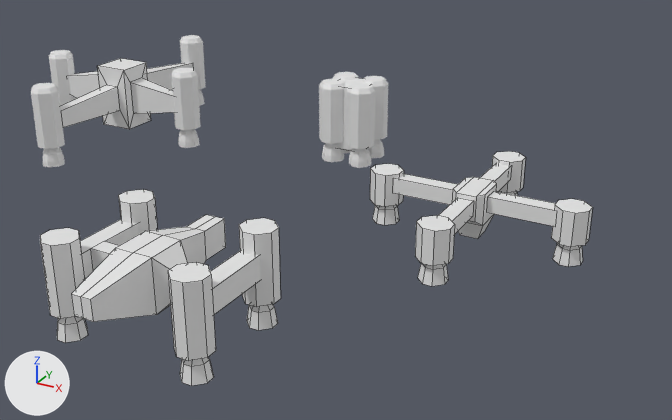
One commit to the Blender file random.blend: the scene before it, then after it.
Rendered twice from a 50 mm lens placed at (17.7, -49.6, 22.5), pointed at (-8.7, -1.6, -1.5). The lights are fixed; the arrows at lower left show +X, +Y and +Z. Mesh edges are drawn as thin lines on the coarser meshes.
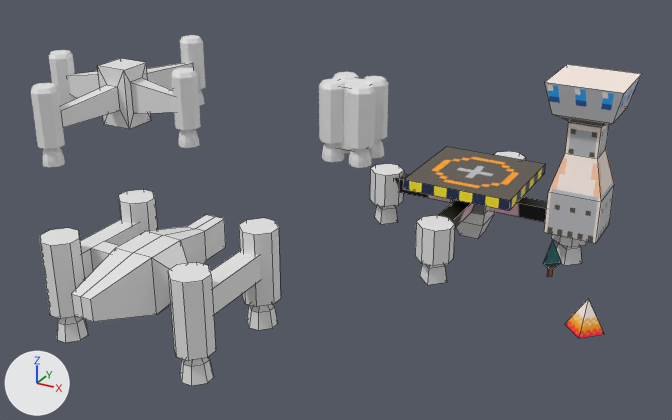
Location of each change, [x1, y1, x2, y2] in pixels of the pictures (672 x 420 px):
'landing_pad', added: after [403, 64, 642, 243]
'Cube.016', recoloured, reshaped, rescaled (white to black, 8% shorter): before [394, 174, 556, 226]; after [394, 174, 547, 222]
'Cube.020', reshaped: before [415, 215, 455, 286]; after [415, 215, 455, 285]
'Cube.017', reshaped: before [551, 199, 592, 267]; after [551, 234, 588, 266]
'Cube.019', reshaped: before [370, 164, 404, 225]; after [370, 164, 404, 224]
'Cube.010', reshaped: before [453, 177, 497, 239]; after [451, 199, 495, 239]
'Cube.015', recoloured (white to black): [438, 163, 511, 235] in both
'Cube.018', reshaped: before [492, 151, 526, 196]; after [494, 151, 526, 160]
'flame_tri', added (orange): after [565, 299, 604, 338]
'tree', added: after [543, 241, 561, 277]
part 1 of me_cube_019, cut back: before [453, 177, 497, 226]; after [451, 199, 495, 226]
part 2 of me_cube_022, cut back: before [376, 191, 583, 286]; after [380, 206, 582, 285]

The change, as a diff of the scene's bpy script:
```diff
--- a/random.blend.py
+++ b/random.blend.py
@@ me_cube_019 @@
-me_cube_019.from_pydata(...)  # 20 vertices, 18 faces; spans x -1.0..1.0, y -1.45..1.45, z -2.14..1.0
+me_cube_019.from_pydata(...)  # 12 vertices, 10 faces; spans x -1.21..1.21, y -1.0..1.0, z -2.14..1.0
+# me_cube_019 part 1
+# 12 vertices are removed from x -1.0..1.0, y -1.45..1.45, z -0.65..1.0
+# 13 faces are deleted
+# 4 vertices are added at (-1.21, -1.0, 1.0), (1.21, -1.0, 1.0), (-1.21, 1.0, 1.0), (1.21, 1.0, 1.0)
+# 5 new faces join them
@@ me_cube_020 @@
 me_cube_020.from_pydata(...)  # 8 vertices, 4 faces; spans x -0.5..0.5, y -5.22..-1.45, z -0.23..0.78
+me_cube_020.materials.append(mat_lander_ship)  # picture img_lander_ship
@@ me_cube_022 @@
-me_cube_022.from_pydata(...)  # 40 vertices, 27 faces; spans x -1.0..1.0, y -1.0..1.0, z -2.54..0.93
+me_cube_022.from_pydata(...)  # 28 vertices, 19 faces; spans x -1.0..1.0, y -1.0..1.0, z -2.54..0.93
+# me_cube_022 part 2
+# 15 vertices are removed from x -0.29..0.83, y -0.83..0.83, z -2.54..-1.0
+# 13 faces are deleted
+# 9 vertices move from x -0.83..-0.1, y -0.83..0.29, z -2.54..-1.0 to x -0.83..0.0, y -0.83..0.83, z -2.54..-1.0
+# 3 vertices are added at (0.29, 0.0, -1.0), (0.67, 0.0, -1.55), (0.83, 0.0, -2.54)
+# 5 new faces join them
@@ ob_cube_016 @@
-ob_cube_016 = bpy.data.objects.new('Cube.016', me_cube_021)
+ob_cube_016 = bpy.data.objects.new('Cube.016', me_cube_020)
 ob_cube_016.location = (0.0, 0.0, 0.2)
 ob_cube_016.rotation_euler = (0.0, 0.0, 1.571)  # degrees (0, 0, 90)
-ob_cube_016.scale = (0.8, 1.0, 0.8)
 _m = ob_cube_016.modifiers.new('Mirror', 'MIRROR')
@@ ob_tree @@
+ob_tree = bpy.data.objects.new('tree', me_cube_008)  # 10 vertices, 9 faces; spans x -0.29..0.54, y -0.51..0.45, z 0.01..2.07; in mat_tree (picture img_tree_png)
+ob_tree.location = (6.74, -6.73, 0.0)
@@ ob_landing_pad @@
+ob_landing_pad = bpy.data.objects.new('landing_pad', me_cube)  # 40 vertices, 34 faces; spans x -3.25..8.44, y -3.25..3.25, z 0.0..8.87; in mat_landing_pad (picture img_landing_pad)
+ob_landing_pad.location = (0.0, 0.0, 0.0)
@@ ob_flame_tri @@
+ob_flame_tri = bpy.data.objects.new('flame_tri', me_cube_007)  # 5 vertices, 5 faces; spans x -1.0..1.0, y -1.0..1.0, z -1.74..0.0; in mat_flamy (picture img_flames_png)
+ob_flame_tri.location = (9.14, -8.15, 0.0)
```
